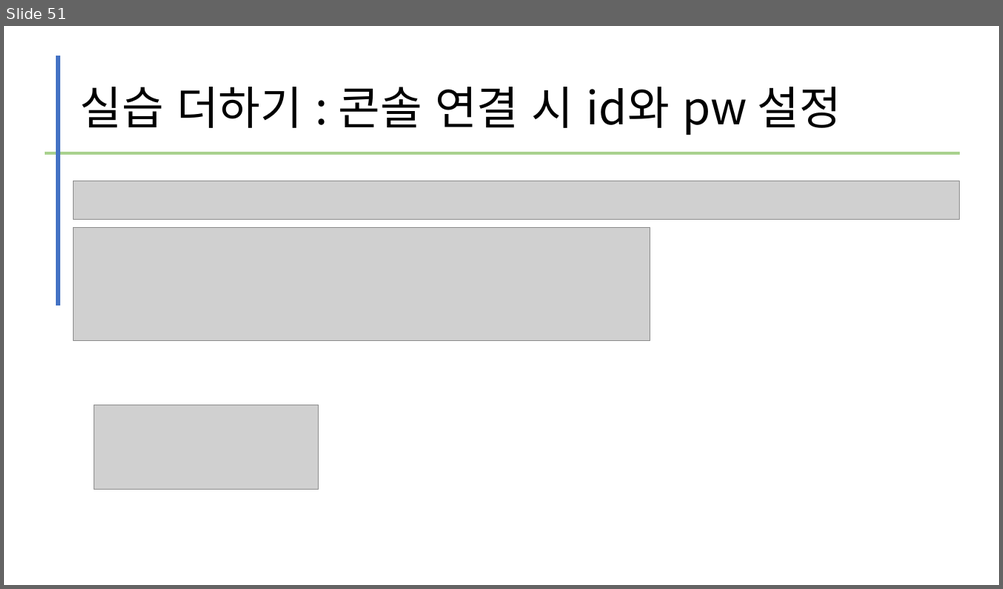
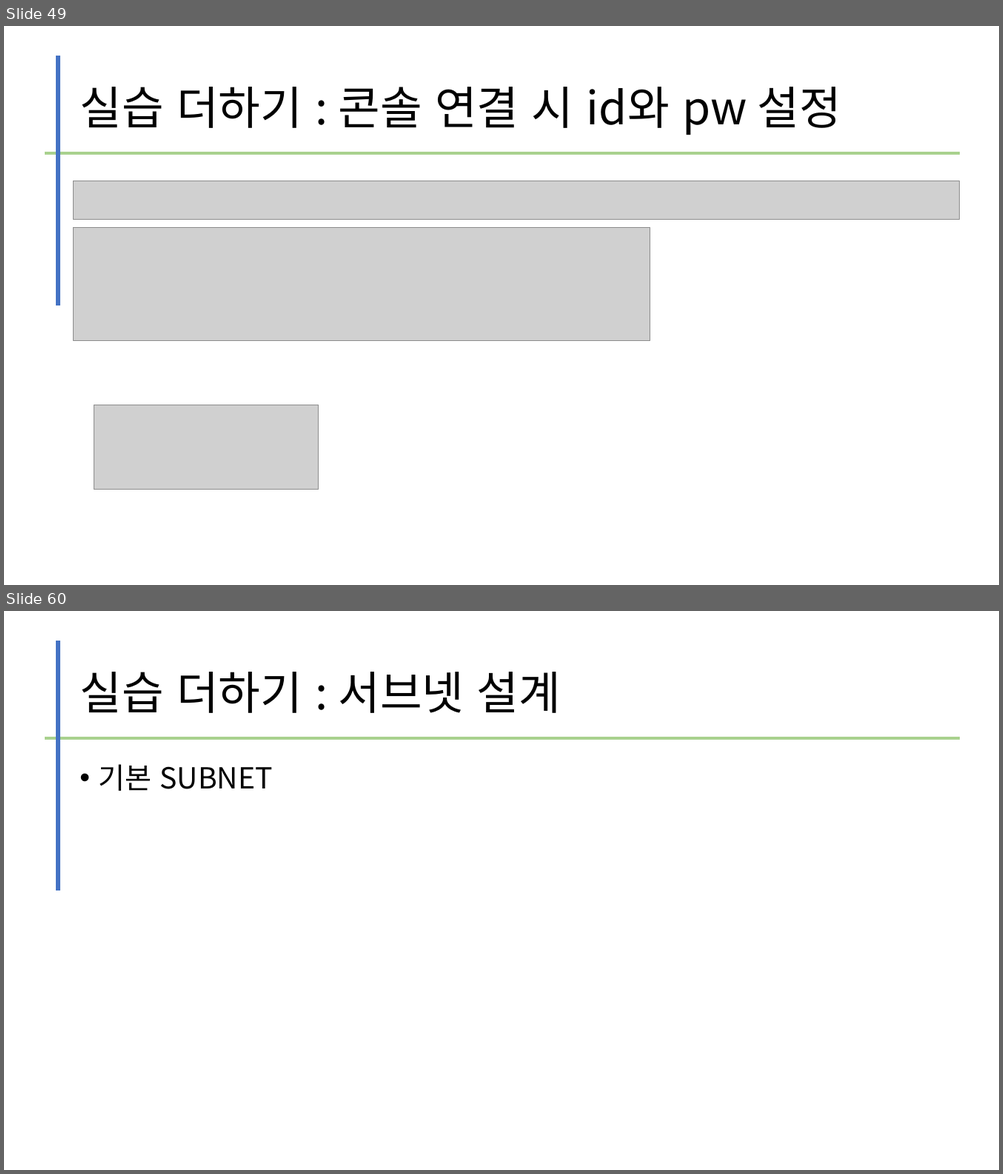
Before and after one commit to kig2929kig/network, a slide deck: L2L3 스위치 구축.pptx. Shown one above the other, each under a label of ours: slide 51 before the commit, slides 49 and 60 after it; the slides between them are not shown. The pictures are 1003x589 and 1003x1174 pixels, drawn with LibreOffice and Linux fonts; fonts in the diff are those of the drawing; grey boxes stand for pictures. Boxes give left, top, right and bottom in pixels: in the first picture for what was removed or moved away, otherwise in the second. Text is boxed around its words. In the diff, an @@ line names an element or a change of style, - is before the commit and + after.

```diff
--- a/L2L3 스위치 구축.pptx
+++ b/L2L3 스위치 구축.pptx
@@ slide 60 added at box(4, 611, 999, 1170), background #FFFFFF @@
@@ line added from (58, 641) to (58, 891), #4472C4 4.5 pt @@
@@ title added at box(79, 672, 560, 713), 44 pt, text #000000 @@
+실습 더하기 : 서브넷 설계
@@ line added from (44, 738) to (960, 738), #A9D18E 3 pt @@
@@ text added at box(99, 764, 273, 791), 28 pt, text #000000 @@
+• 기본 SUBNET
@@ what was slide 51 is now slide 49 @@
```
Also in this commit, not shown: 2 slides changed, 14 other slides added, 1 slide removed.
